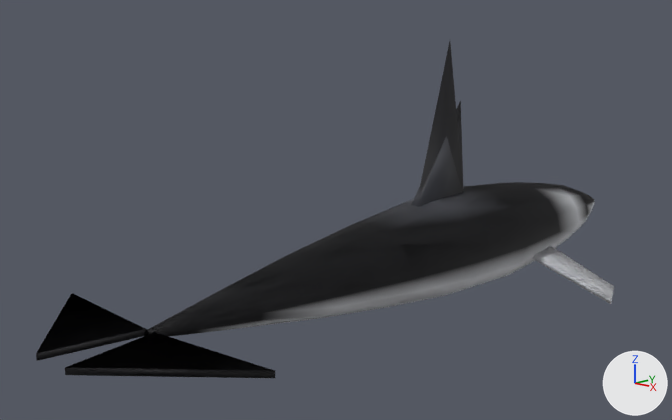
The Blender file art/orca.blend: old version first, new version second.
Camera for both pictures: a 50 mm lens placed at (8.17, -10.48, 3.53), pointed at (-0.63, -1.13, 0.72). Every picture has the same lights, and +X, +Y and +Z are marked at lower right. The older version comes first.

Script lines for the objects in view, before the commit:
```python
me_orca_female_mesh = bpy.data.meshes.new('orca_female_Mesh')
me_orca_female_mesh.from_pydata(...)  # 233 vertices, 222 faces; spans x -2.07..2.07, y -6.0..5.18, z -0.8..2.17
me_orca_female_mesh.polygons.foreach_set('use_smooth', [True] * 222)
me_orca_female_mesh.materials.append(mat_orcaskin)
me_orca_male_mesh = bpy.data.meshes.new('orca_male_Mesh')
me_orca_male_mesh.from_pydata(...)  # 233 vertices, 222 faces; spans x -2.07..2.07, y -6.0..5.18, z -0.8..3.07
me_orca_male_mesh.polygons.foreach_set('use_smooth', [True] * 222)
me_orca_male_mesh.materials.append(mat_orcaskin)
ob_orca_female = bpy.data.objects.new('orca_female', me_orca_female_mesh)
ob_orca_female.location = (0.0, 0.0, 0.0)
ob_orca_male = bpy.data.objects.new('orca_male', me_orca_male_mesh)
ob_orca_male.location = (0.0, 0.0, 0.0)
```
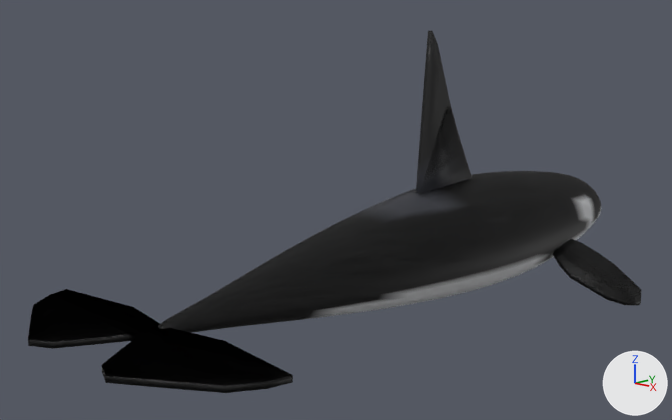
The change, as a diff of the scene's bpy script:
```diff
--- a/art/orca.blend.py
+++ b/art/orca.blend.py
@@ me_orca_male_mesh @@
 # used by ob_orca_male; location = (0.0, 0.0, 0.0)
-me_orca_male_mesh.from_pydata(...)  # 233 vertices, 222 faces; spans x -2.07..2.07, y -6.0..5.18, z -0.8..3.07
+me_orca_male_mesh.from_pydata(...)  # 1218 vertices, 1156 faces; spans x -2.36..2.36, y -5.84..4.99, z -0.84..3.19
+# me_orca_male_mesh part 1: the loose piece of 199 vertices spanning x -0.95..0.95, y -4.82..5.18, z -0.7..0.8 is rebuilt with 1082 vertices and now spans x -1.1..1.1, y -4.71..4.99, z -0.71..0.95
+# me_orca_male_mesh part 2: the loose piece of 12 vertices spanning x -1.85..1.85, y -6.0..-4.63, z -0.04..0.04 is rebuilt with 56 vertices and now spans x -2.05..2.05, y -5.84..-4.42, z -0.04..0.04
+# me_orca_male_mesh part 3: the loose piece of 8 vertices spanning x 0.72..2.07, y 1.77..2.37, z -0.8..-0.18 is rebuilt with 28 vertices and now spans x 0.89..2.36, y 1.81..2.73, z -0.84..-0.09
+# me_orca_male_mesh part 4: the loose piece of 6 vertices spanning x -0.07..0.07, y -0.15..0.95, z 0.72..3.07 is rebuilt with 24 vertices and now spans x -0.04..0.04, y -0.08..1.22, z 0.9..3.19
+# other edits to the shape of me_orca_male_mesh do not show in these pictures
 me_orca_male_mesh.materials.append(mat_orcaskin)
@@ me_orca_female_mesh @@
 # used by ob_orca_female; location = (0.0, 0.0, 0.0)
-me_orca_female_mesh.from_pydata(...)  # 233 vertices, 222 faces; spans x -2.07..2.07, y -6.0..5.18, z -0.8..2.17
+me_orca_female_mesh.from_pydata(...)  # 1218 vertices, 1156 faces; spans x -2.36..2.36, y -5.84..4.99, z -0.84..2.11
+# me_orca_female_mesh part 5: the loose piece of 6 vertices spanning x -0.07..0.07, y -0.15..0.95, z 0.72..2.17 is rebuilt with 24 vertices and now spans x -0.04..0.04, y -0.08..1.22, z 0.9..2.11
+# other edits to the shape of me_orca_female_mesh do not show in these pictures
 me_orca_female_mesh.materials.append(mat_orcaskin)
```

Where the change shows, as pixel boxes (x1, y1, x2, y2) in the pictures (672 x 420 px):
'orca_male', reshaped (6% wider, 8% taller)
    before: (36, 42, 614, 378)
    after: (28, 31, 641, 393)
'orca_female', reshaped
    before: (418, 100, 463, 207)
    after: (421, 106, 471, 192)
part 1 of me_orca_male_mesh, rebuilt
    before: (144, 182, 595, 337)
    after: (158, 171, 601, 333)
part 2 of me_orca_male_mesh, rebuilt (11% wider, 22% taller)
    before: (36, 293, 275, 378)
    after: (28, 289, 293, 393)
part 3 of me_orca_male_mesh, rebuilt (7% wider, 14% taller)
    before: (532, 246, 614, 304)
    after: (553, 239, 641, 305)
part 4 of me_orca_male_mesh, rebuilt (8% wider)
    before: (411, 42, 463, 207)
    after: (416, 31, 472, 193)
